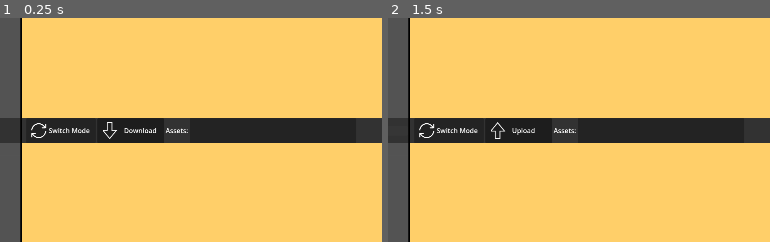
Above: before the commit, frames 1-2 (left to right).
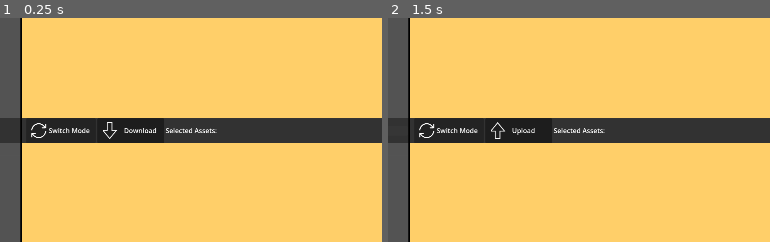
Above: after the commit, the same moments.

Repository: hunsri/3DAM
Game: Godot game, scene res://scenes/context_scenes/ServerViewUI.tscn
The game is run twice, just before and just after one commit, with the same random seed, the same clock (stepped at 60 frames per second) and the same inputs. This scene is started directly instead of the project's main scene.
Inputs (mouse positions are % of the whole screen's width and height, from its top left):
- Up to frame 1 (0.25 s): no input
- Up to frame 2 (1.5 s): click (28, 51) at 0.5 s; click "Assets" at 1.25 s
The pictures show only the part of the screen within x 20-70%, y 26-76%; the shares and areas given below are measured in that part.

The runs differ from the first frame. In frame 1, 0.2% of the frame differs, in the area x 43-57%, y 49-52%; in frame 2, 0.2%.
Error in both runs: Invalid access to property or key 'server_name' on a base object of type 'Nil'. (res://scripts/ServerHandler.gd:40)

Commit message:
adds simple asset selection

Diff:
--- a/scenes/subscenes/ServerAssetView2D.tscn
+++ b/scenes/subscenes/ServerAssetView2D.tscn
@@ -8,7 +8,7 @@
 [ext_resource type="PackedScene" uid="uid://dvb1345451o5v" path="res://scenes/subscenes/CategorySelector.tscn" id="2_uw5gw"]
 [ext_resource type="Script" uid="uid://bjjgsb0e668fs" path="res://scripts/explorers/ServerExchangeManager.gd" id="3_xf5sg"]
 [ext_resource type="Theme" uid="uid://koi0noce4p5b" path="res://themes/GUI_Base_Theme.tres" id="4_4r40v"]
-[ext_resource type="PackedScene" uid="uid://djmadqb6fsp38" path="res://scenes/subscenes/ServerExchangeBar.tscn" id="5_mgk7m"]
+[ext_resource type="PackedScene" uid="uid://djmadqb6fsp38" path="res://scenes/subscenes/exchange_bar/ServerExchangeBar.tscn" id="5_mgk7m"]
 
 [sub_resource type="StyleBoxEmpty" id="StyleBoxEmpty_c23qk"]
 
@@ -38,8 +38,9 @@
 category_handler = NodePath("../HSplitContainer/ExplorerArea/VSplitContainer/Server/CategorySelector/CategoryHandler")
 metadata/_custom_type_script = "uid://e2mtpotnr8x3"
 
-[node name="ServerExchangeManager" type="Node" parent="."]
+[node name="ServerExchangeManager" type="Node" parent="." node_paths=PackedStringArray("server_exchange_bar")]
 script = ExtResource("3_xf5sg")
+server_exchange_bar = NodePath("../HSplitContainer/ExplorerArea/VSplitContainer/Local/ServerExchangeBar")
 metadata/_custom_type_script = "uid://bjjgsb0e668fs"
 
 [node name="AssetExplorerHandler" type="Node" parent="." node_paths=PackedStringArray("server_handler")]
--- a/scenes/subscenes/asset_tiles/AssetTile.tscn
+++ b/scenes/subscenes/asset_tiles/AssetTile.tscn
@@ -55,6 +55,6 @@
 grow_horizontal = 1
 grow_vertical = 1
 
-[connection signal="pressed" from="TileBasics/AssetSelectionButton" to="." method="_on_asset_selection_button_pressed"]
+[connection signal="pressed" from="TileBasics/AssetClickedButton" to="." method="_on_asset_clicked_button_pressed"]
 
 [editable path="TileBasics"]
--- a/scenes/subscenes/asset_tiles/ServerAssetTile.tscn
+++ b/scenes/subscenes/asset_tiles/ServerAssetTile.tscn
@@ -30,6 +30,7 @@
 grow_horizontal = 1
 grow_vertical = 1
 
-[connection signal="pressed" from="TileBasics/AssetSelectionButton" to="." method="_on_asset_selection_button_pressed"]
+[connection signal="pressed" from="TileBasics/AssetClickedButton" to="." method="_on_asset_clicked_button_pressed"]
+[connection signal="pressed" from="TileBasics/TileStatusBar/SelectionCheckbox" to="." method="_on_selection_checkbox_pressed"]
 
 [editable path="TileBasics"]
--- a/scenes/subscenes/asset_tiles/TileBasics.tscn
+++ b/scenes/subscenes/asset_tiles/TileBasics.tscn
@@ -34,12 +34,12 @@
 theme = SubResource("Theme_r4iii")
 theme_override_styles/panel = SubResource("StyleBoxEmpty_n7ni5")
 script = ExtResource("1_n7ni5")
-selected = NodePath("TileStatusBar/CheckBox")
+selected = NodePath("TileStatusBar/SelectionCheckbox")
 selected_status_bar = NodePath("TileStatusBar/Selected")
 downloaded_status_bar = NodePath("TileStatusBar/Downloaded")
 metadata/_edit_use_anchors_ = true
 
-[node name="AssetSelectionButton" type="Button" parent="."]
+[node name="AssetClickedButton" type="Button" parent="."]
 layout_mode = 2
 theme_override_styles/normal = SubResource("StyleBoxEmpty_pmtom")
 
@@ -83,11 +83,11 @@
 clip_text = true
 text_overrun_behavior = 3
 
-[node name="CheckBox" type="CheckBox" parent="TileStatusBar"]
+[node name="SelectionCheckbox" type="CheckBox" parent="TileStatusBar"]
 layout_mode = 2
 size_flags_horizontal = 8
 size_flags_vertical = 0
 theme_override_styles/focus = SubResource("StyleBoxEmpty_r4iii")
 flat = true
 
-[connection signal="pressed" from="TileStatusBar/CheckBox" to="." method="_on_check_box_pressed"]
+[connection signal="pressed" from="TileStatusBar/SelectionCheckbox" to="." method="_on_check_box_pressed"]
--- /dev/null
+++ b/scenes/subscenes/exchange_bar/ExchangeBarAddedAsset.tscn
@@ -0,0 +1,26 @@
+[gd_scene load_steps=2 format=3 uid="uid://lmanvmaaobvi"]
+
+[ext_resource type="Script" uid="uid://dh6a3s5lqrmql" path="res://scripts/exchange_bar/ExchangeBarAddedAsset.gd" id="1_0uxll"]
+
+[node name="ExchangeBarAddedAsset" type="PanelContainer" node_paths=PackedStringArray("asset_name")]
+custom_minimum_size = Vector2(200, 60)
+anchors_preset = -1
+anchor_right = 1.0
+anchor_bottom = 0.055555556
+size_flags_horizontal = 3
+script = ExtResource("1_0uxll")
+asset_name = NodePath("MarginContainer/AssetNameLabel")
+metadata/_edit_use_anchors_ = true
+
+[node name="MarginContainer" type="MarginContainer" parent="."]
+layout_mode = 2
+theme_override_constants/margin_left = 10
+theme_override_constants/margin_right = 10
+
+[node name="AssetNameLabel" type="Label" parent="MarginContainer"]
+layout_mode = 2
+size_flags_horizontal = 0
+text = "text"
+
+[node name="AddedAssetClickedButton" type="Button" parent="."]
+layout_mode = 2
--- a/scenes/subscenes/ServerExchangeBar.tscn
+++ b/scenes/subscenes/exchange_bar/ServerExchangeBar.tscn
@@ -1,20 +1,25 @@
-[gd_scene load_steps=6 format=3 uid="uid://djmadqb6fsp38"]
+[gd_scene load_steps=8 format=3 uid="uid://djmadqb6fsp38"]
 
-[ext_resource type="Theme" uid="uid://koi0noce4p5b" path="res://themes/GUI_Base_Theme.tres" id="1_rvwlk"]
-[ext_resource type="Texture2D" uid="uid://b4lqxqwdu8tud" path="res://icons/refresh-double.png" id="2_b40fk"]
-[ext_resource type="Texture2D" uid="uid://o5aigvrls7c2" path="res://icons/load-arrow.png" id="2_c7grb"]
-[ext_resource type="Script" uid="uid://b7373hovr781t" path="res://scripts/server_load_changer.gd" id="2_goqtp"]
+[ext_resource type="Theme" uid="uid://koi0noce4p5b" path="res://themes/GUI_Base_Theme.tres" id="1_hm4ou"]
+[ext_resource type="Script" uid="uid://dehaxai5w18o8" path="res://scripts/exchange_bar/ServerExchangeBar.gd" id="2_m5n62"]
+[ext_resource type="Script" uid="uid://b7373hovr781t" path="res://scripts/server_load_changer.gd" id="2_yhuqo"]
+[ext_resource type="Texture2D" uid="uid://b4lqxqwdu8tud" path="res://icons/refresh-double.png" id="3_m5n62"]
+[ext_resource type="Texture2D" uid="uid://o5aigvrls7c2" path="res://icons/load-arrow.png" id="4_02vhf"]
 
 [sub_resource type="StyleBoxEmpty" id="StyleBoxEmpty_goqtp"]
 
-[node name="ServerExchangeBar" type="Panel"]
+[sub_resource type="StyleBoxEmpty" id="StyleBoxEmpty_laos8"]
+
+[node name="ServerExchangeBar" type="Panel" node_paths=PackedStringArray("added_assets_container")]
 clip_contents = true
 anchors_preset = 10
 anchor_right = 1.0
 offset_bottom = 60.0
 grow_horizontal = 2
-theme = ExtResource("1_rvwlk")
+theme = ExtResource("1_hm4ou")
 theme_type_variation = &"ServerExchangeBar"
+script = ExtResource("2_m5n62")
+added_assets_container = NodePath("HBoxContainer/SelectedAssetsContainer/ScrollContainer/AddedAssetsContainer")
 
 [node name="HBoxContainer" type="HBoxContainer" parent="."]
 layout_mode = 1
@@ -117,13 +122,23 @@
 focus_mode = 0
 flat = true
 
-[node name="FileLabel" type="Label" parent="HBoxContainer"]
+[node name="SelectedAssetsLabel" type="Label" parent="HBoxContainer"]
 layout_mode = 2
-text = "Assets:"
+text = "Selected Assets:"
 vertical_alignment = 1
 
-[node name="PanelContainer" type="PanelContainer" parent="HBoxContainer"]
+[node name="SelectedAssetsContainer" type="PanelContainer" parent="HBoxContainer"]
 custom_minimum_size = Vector2(400, 0)
 layout_mode = 2
+size_flags_horizontal = 3
+theme_override_styles/panel = SubResource("StyleBoxEmpty_laos8")
+
+[node name="ScrollContainer" type="ScrollContainer" parent="HBoxContainer/SelectedAssetsContainer"]
+layout_mode = 2
+
+[node name="AddedAssetsContainer" type="HBoxContainer" parent="HBoxContainer/SelectedAssetsContainer/ScrollContainer"]
+layout_mode = 2
+size_flags_horizontal = 3
+size_flags_vertical = 3
 
 [connection signal="pressed" from="HBoxContainer/ModeChanger/ModeChangerButton" to="HBoxContainer/ModeChanger" method="_on_mode_changer_button_pressed"]
--- /dev/null
+++ b/scripts/exchange_bar/ExchangeBarAddedAsset.gd
@@ -0,0 +1,10 @@
+class_name ExchangeBarAddedAsset extends PanelContainer
+
+@export var asset_name: Label
+
+var asset_tile: AbstractAssetTile
+
+var percentage_loaded: float = 0
+
+func set_asset_name(p_asset_name: String) -> void:
+	asset_name.text = p_asset_name
--- /dev/null
+++ b/scripts/exchange_bar/ServerExchangeBar.gd
@@ -0,0 +1,18 @@
+class_name ServerExchangeBar extends Panel
+
+const EXCHANGE_BAR_ADDED_ASSET = preload("uid://lmanvmaaobvi")
+
+@export var added_assets_container: HBoxContainer
+
+static func create_exchange_bar_asset() -> ExchangeBarAddedAsset:
+	return EXCHANGE_BAR_ADDED_ASSET.instantiate()
+
+func add_to_bar(added_asset: ExchangeBarAddedAsset) -> void:
+	added_assets_container.add_child(added_asset)
+
+func remove_from_bar(added_asset: ExchangeBarAddedAsset) -> void:
+	added_assets_container.remove_child(added_asset)
+
+func clear_bar() -> void:
+	for child in added_assets_container.get_children():
+		child.queue_free()
--- a/scripts/explorers/ServerExchangeManager.gd
+++ b/scripts/explorers/ServerExchangeManager.gd
@@ -1,13 +1,29 @@
 class_name ServerExchangeManager extends Node
 
-var _selected_assets: Dictionary[AbstractAssetTile, float]
+@export var server_exchange_bar: ServerExchangeBar
+
+var _selected_assets_for_download: Dictionary[AbstractAssetTile, ExchangeBarAddedAsset]
+var _selected_assets_for_upload: Dictionary[AbstractAssetTile, ExchangeBarAddedAsset]
 
 func add_to_selection(asset_tile: AbstractAssetTile) -> void:
-	_selected_assets.set(asset_tile, 0)
+	var added_asset: ExchangeBarAddedAsset = ServerExchangeBar.create_exchange_bar_asset()
+
+	if asset_tile is ServerAssetTile2D:
+		added_asset.set_asset_name(asset_tile.asset_info.package_name)
+		_selected_assets_for_download.set(asset_tile, added_asset)
+		server_exchange_bar.add_to_bar(added_asset)
+	elif asset_tile is AssetTile2D:
+		_selected_assets_for_upload.set(asset_tile, added_asset)
+		#TODO add for upload
 
 func remove_from_selection(asset_tile: AbstractAssetTile) -> bool:
-	return _selected_assets.erase(asset_tile)
 
+	if asset_tile is ServerAssetTile2D:
+		server_exchange_bar.remove_from_bar(_selected_assets_for_download.get(asset_tile))
+	elif asset_tile is AssetTile2D:
+		server_exchange_bar.remove_from_bar(_selected_assets_for_upload.get(asset_tile))
 
-func get_selected_assets() -> Dictionary:
-	return _selected_assets
+	return _selected_assets_for_download.erase(asset_tile)
+
+func get_selected_assets_for_download() -> Dictionary:
+	return _selected_assets_for_download
--- a/scripts/tiles/AssetTile2D.gd
+++ b/scripts/tiles/AssetTile2D.gd
@@ -22,7 +22,7 @@
 func set_asset_label(asset_name: String):
 	asset_name_label.text = asset_name
 
-func _on_asset_selection_button_pressed() -> void:
+func _on_asset_clicked_button_pressed() -> void:
 	asset_handler.asset_clicked(asset_name_label.text)
 
 func display_preview() -> void:
--- a/scripts/tiles/ServerAssetTile2D.gd
+++ b/scripts/tiles/ServerAssetTile2D.gd
@@ -52,8 +52,14 @@
 		self
 	)
 
-func _on_asset_selection_button_pressed() -> void:
-	pass
+func _on_asset_clicked_button_pressed() -> void:
+	pass # Replace with function body.
+
+func _on_selection_checkbox_pressed() -> void:
+	if is_selected():
+		asset_handler.server_handler.server_exchange_manager.add_to_selection(self)
+	else:
+		asset_handler.server_handler.server_exchange_manager.remove_from_selection(self)
 
 func is_selected() -> bool:
 	return tile_sub_logic.selected.button_pressed
Not shown: 4 places in scenes/subscenes/exchange_bar/ServerExchangeBar.tscn that only renumber resources
Not shown, added: scripts/exchange_bar/ExchangeBarAddedAsset.gd.uid
Not shown, added: scripts/exchange_bar/ServerExchangeBar.gd.uid
